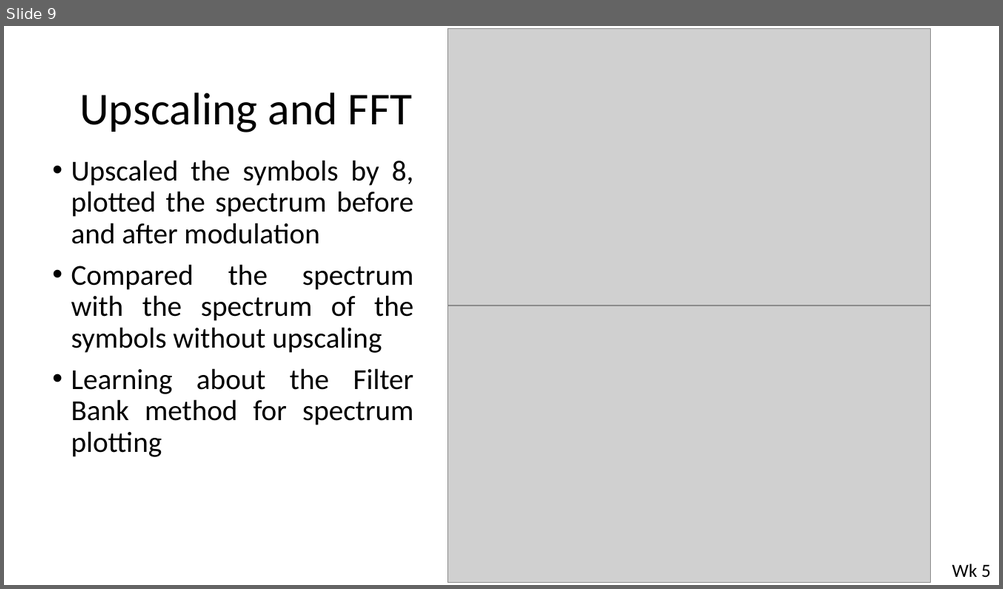
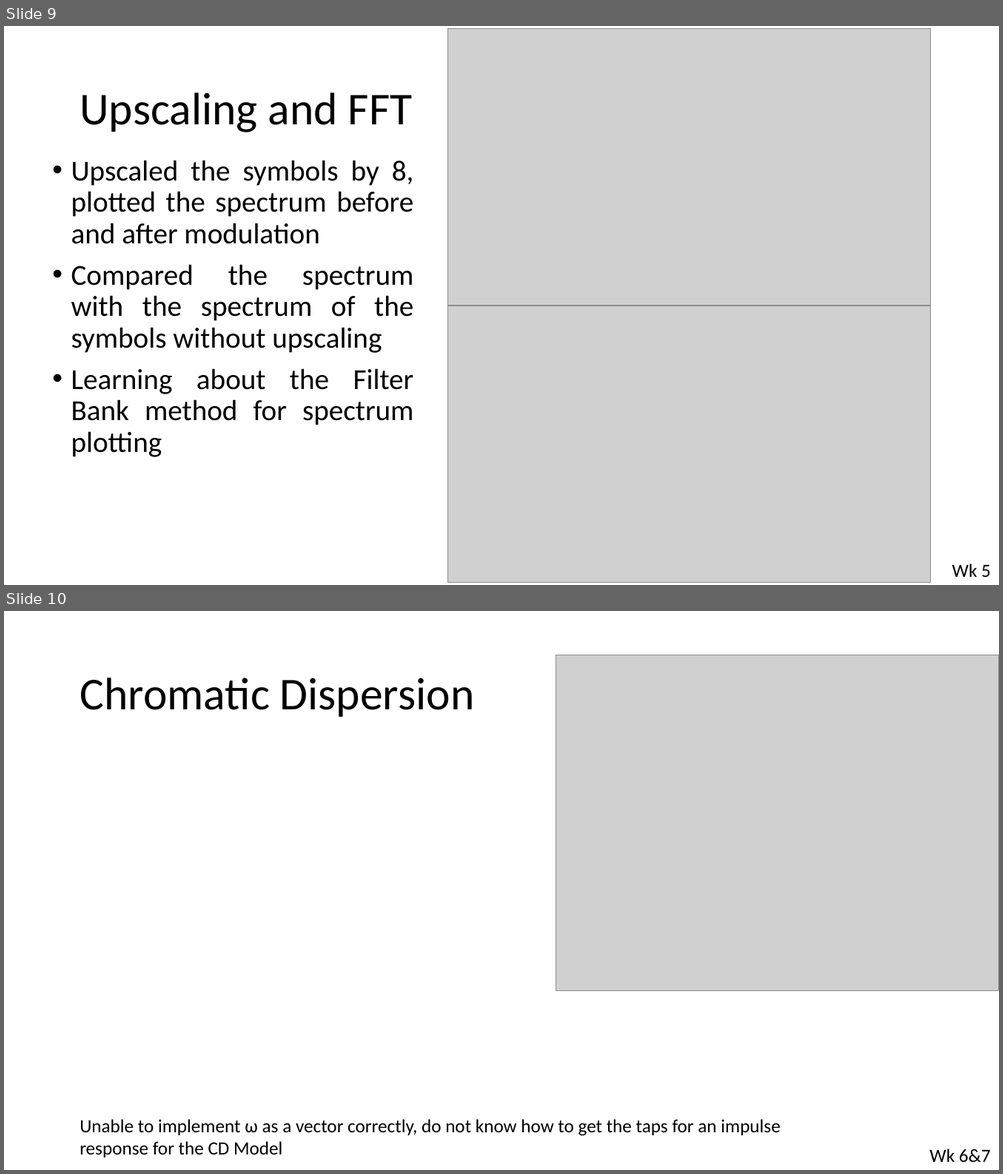
Before and after one commit to Emc54/CoherentTransceivers, a slide deck: Master's meetings presentation.pptx. Shown one above the other, each under a label of ours: slide 9 before the commit, slides 9 and 10 after it. The pictures are 1003x589 and 1003x1174 pixels, drawn with LibreOffice and Linux fonts; fonts in the diff are those of the drawing; grey boxes stand for pictures. Boxes give left, top, right and bottom in pixels: in the first picture for what was removed or moved away, otherwise in the second. Text is boxed around its words. In the diff, an @@ line names an element or a change of style, - is before the commit and + after.

```diff
--- a/Master's meetings presentation.pptx
+++ b/Master's meetings presentation.pptx
@@ slide 10 added at (4,611,999,1170), background #FFFFFF @@
@@ picture added at (556,655,999,991) @@
@@ title added at (79,678,474,717), 44 pt, text #000000 @@
+Chromatic Dispersion
@@ text added at (79,1119,780,1158), 18 pt, text #000000 @@
+Unable to implement ω as a vector correctly, do not know how to get the taps for an impulse response for the CD Model
@@ text added at (929,1149,990,1163), 18 pt, text #000000 @@
+Wk 6&7
```
Also in this commit, not shown: 5 other slides added, 1 slide removed, 2 other files.
